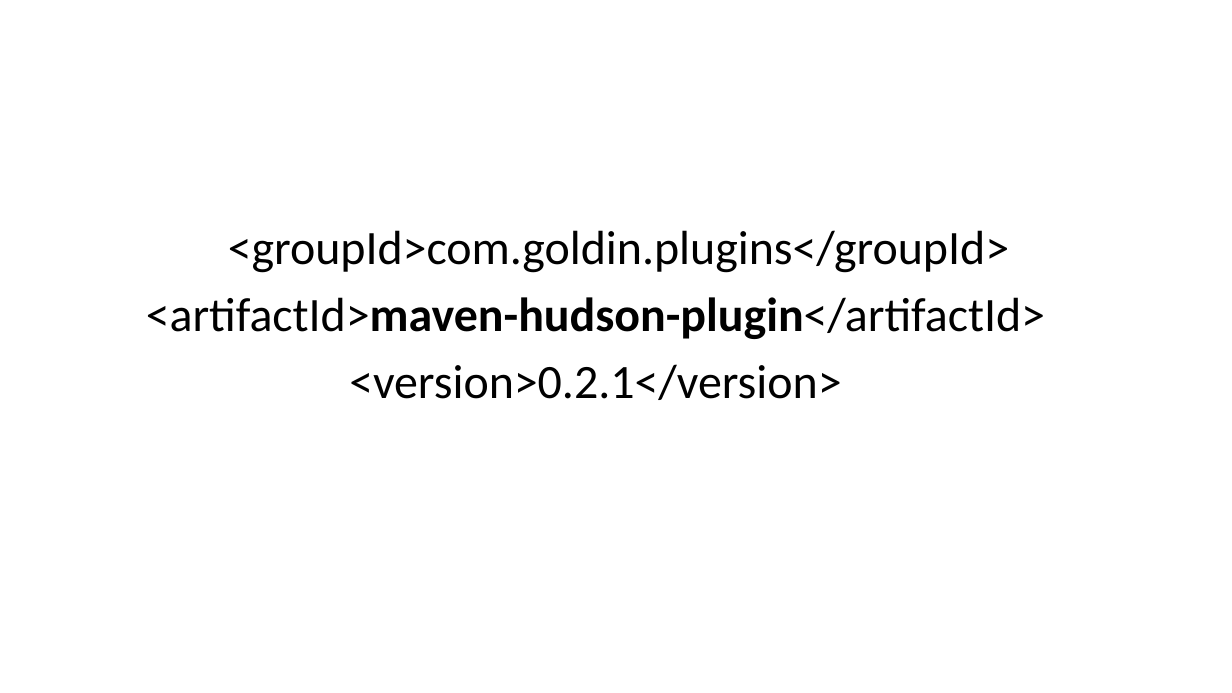
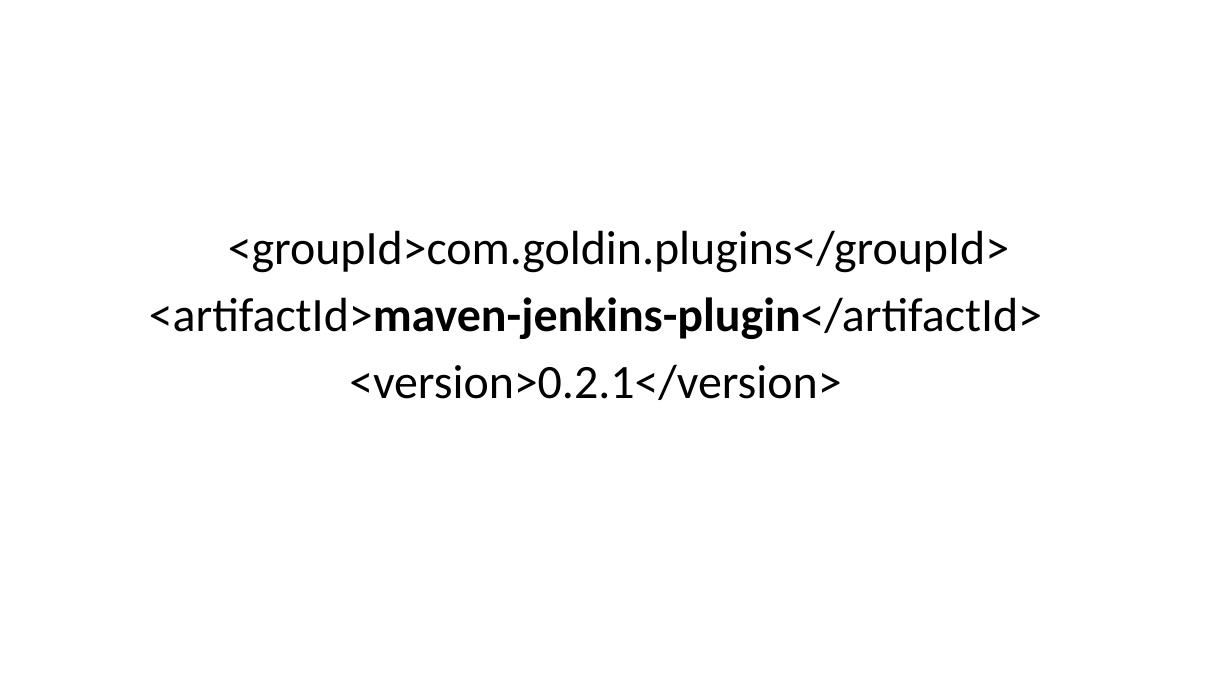
Before and after one commit to evgeny-goldin/maven-plugins, a slide deck: slide 57 of maven-plugins.pptx. Drawn at 1232x693 pixels with LibreOffice and Linux fonts; fonts in the diff are those of the drawing; background and template pictures are left out. Boxes give left, top, right and bottom in pixels: in the first picture for what was removed or moved away, otherwise in the second. Text is boxed around its words. In the diff, an @@ line names an element or a change of style, - is before the commit and + after.

Commit message:
Presentation update: Hudson => Jenkins

```diff
--- a/maven-plugins.pptx
+++ b/maven-plugins.pptx
@@ text at (149, 297, 1042, 339): text changed @@
-<artifactId>maven-hudson-plugin</artifactId>
+<artifactId>maven-jenkins-plugin</artifactId>
```
Also in this commit, not shown: 5 other slides changed.
